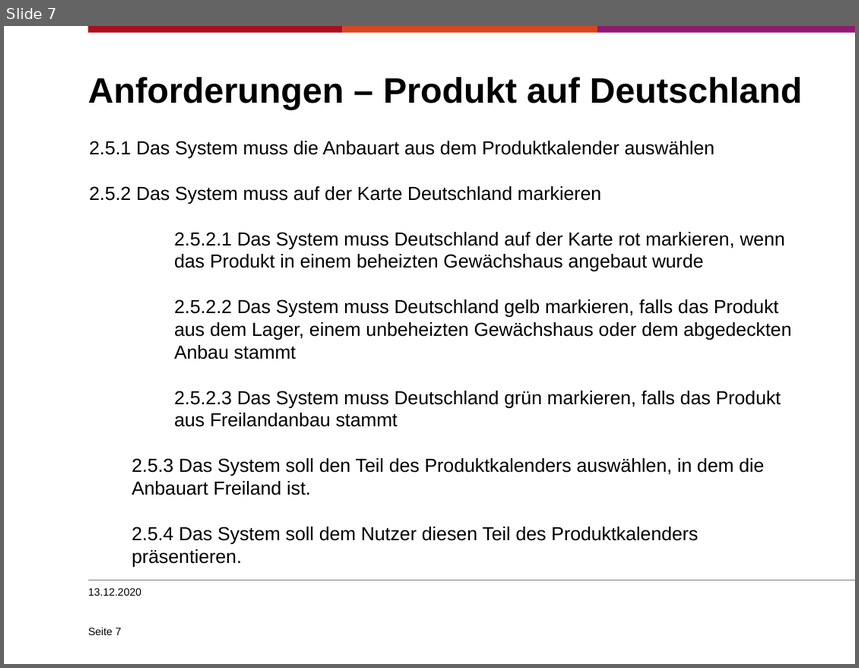
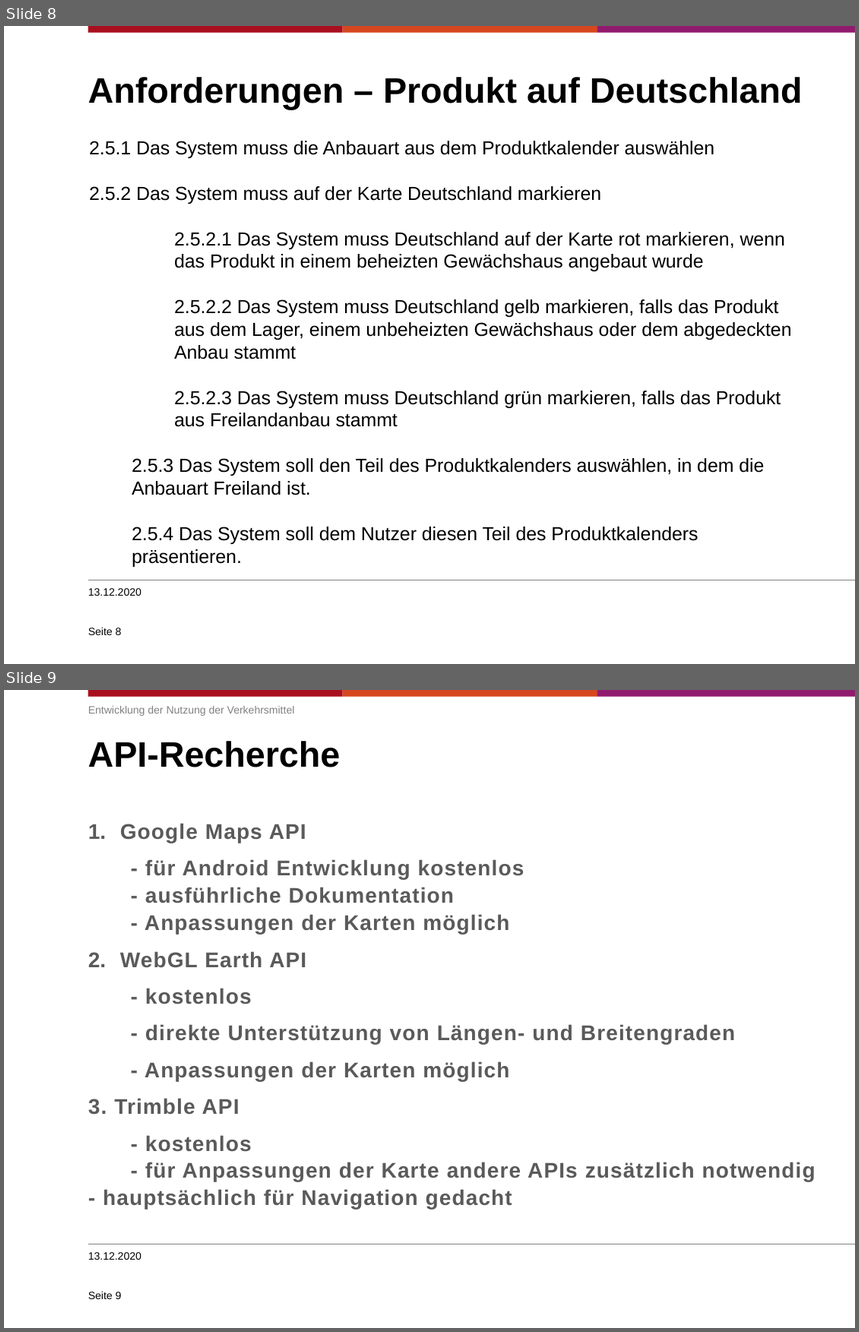
Before and after one commit to sjohannsen1/EPWS2020Mohr-DamaJohannsen, a slide deck: Audits/WS2020_Mohr-Dama_Johannsen_Präsentation_audit2.pptx. Shown one above the other, each under a label of ours: slide 7 before the commit, slides 8 and 9 after it. The pictures are 859x668 and 859x1332 pixels, drawn with LibreOffice and Linux fonts; fonts in the diff are those of the drawing; background and template pictures are left out. Boxes give left, top, right and bottom in pixels: in the first picture for what was removed or moved away, otherwise in the second. Text is boxed around its words. In the diff, an @@ line names an element or a change of style, - is before the commit and + after.

```diff
--- a/Audits/WS2020_Mohr-Dama_Johannsen_Präsentation_audit2.pptx
+++ b/Audits/WS2020_Mohr-Dama_Johannsen_Präsentation_audit2.pptx
@@ slide 9 added at box(4, 690, 855, 1328), background #FFFFFF; not listed: 4 template elements that a slide beside it also shows @@
@@ text added at box(88, 706, 295, 716), 9 pt, text #808080 @@
+Entwicklung der Nutzung der Verkehrsmittel
@@ title added at box(88, 741, 341, 768), 30 pt, text #000000, bold @@
+API-Recherche
@@ text added at box(88, 823, 816, 1210), 18 pt, text #5A5A5A, bold @@
+1. Google Maps API
+- für Android Entwicklung kostenlos
+- ausführliche Dokumentation
+- Anpassungen der Karten möglich
+2. WebGL Earth API
+- kostenlos
+- direkte Unterstützung von Längen- und Breitengraden
+- Anpassungen der Karten möglich
+3. Trimble API
+- kostenlos
+- für Anpassungen der Karte andere APIs zusätzlich notwendig - hauptsächlich für Navigation gedacht
@@ text added at box(88, 1252, 142, 1260), 9 pt, text #000000 @@
+13.12.2020
@@ page number added at box(88, 1292, 122, 1300), 9 pt, text #000000 @@
+Seite 9
@@ what was slide 7 is now slide 8 @@
@@ page number at box(88, 628, 122, 636): text changed @@
-Seite 7
+Seite 8
```
Also in this commit, not shown: 1 slide changed, 6 other slides added, 1 other file.
